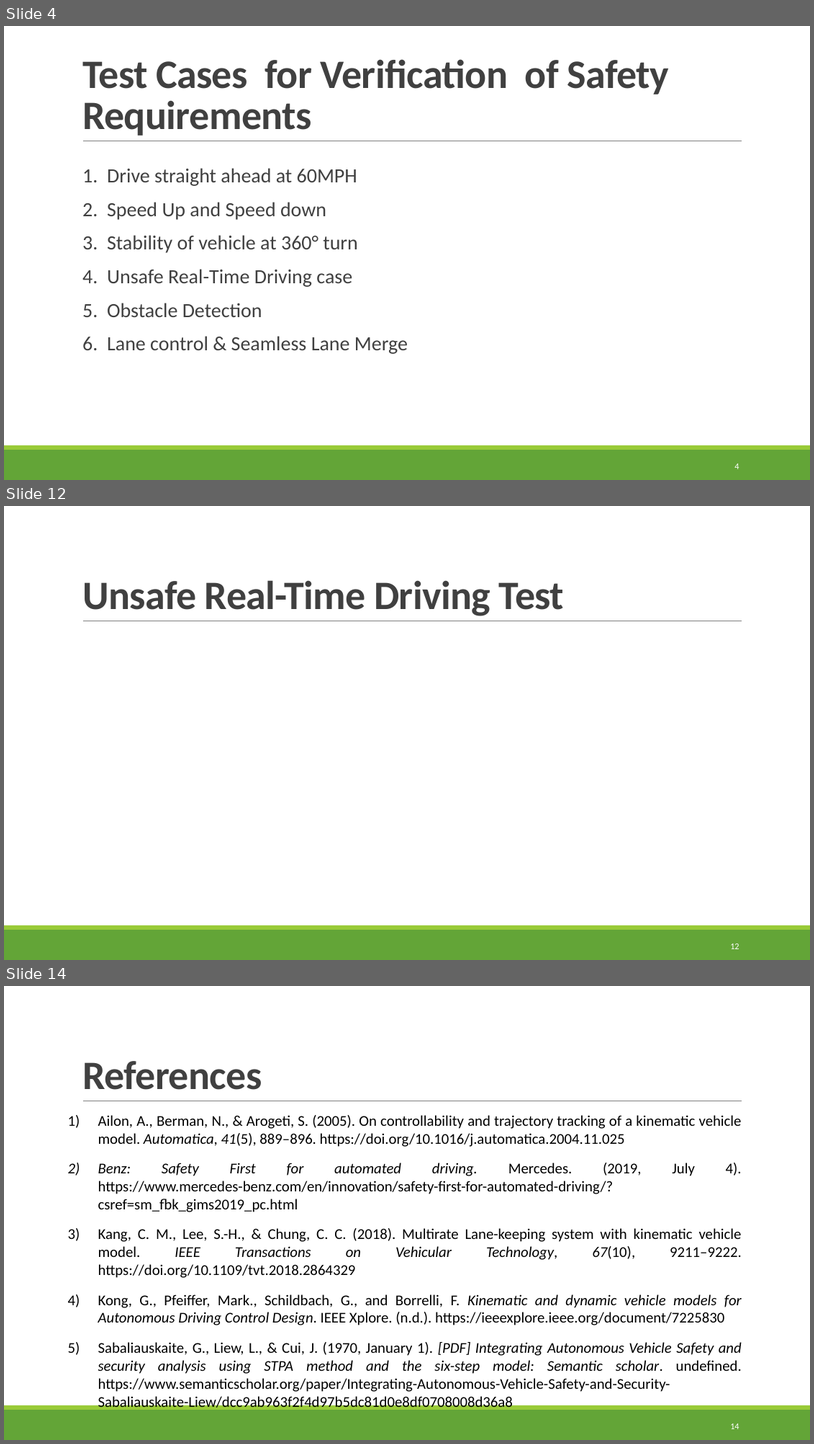
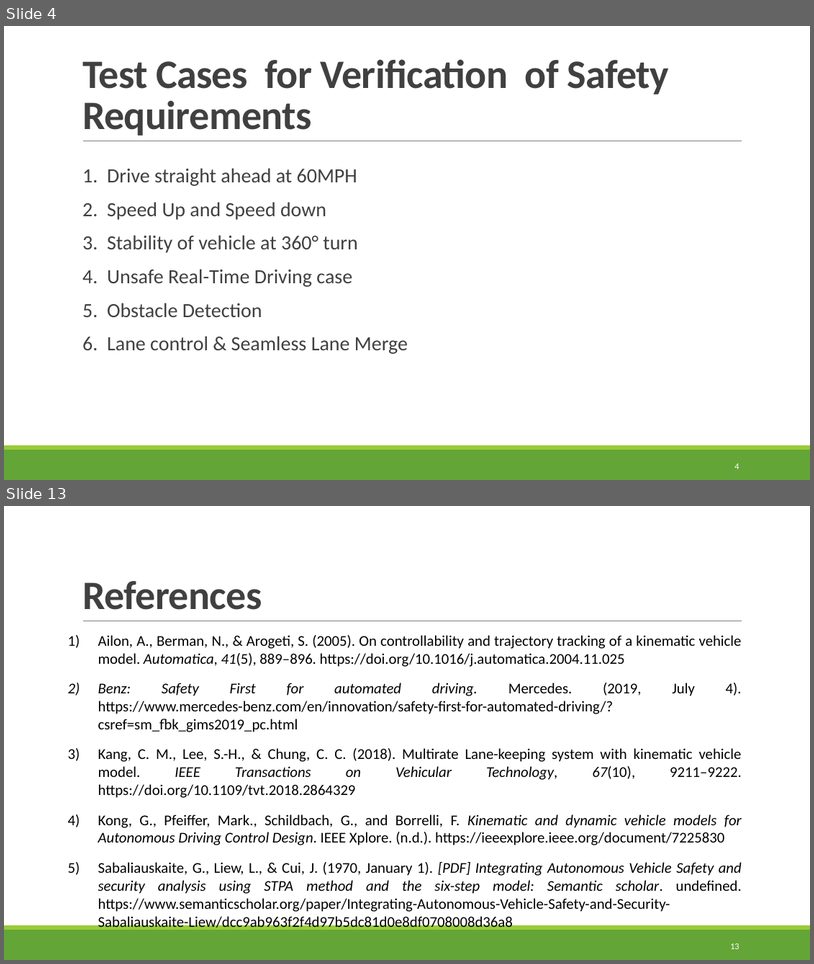
Before and after one commit to TytanRock/ECE-5734-Project, a slide deck: Project Progress Presentaion.pptx. Shown one above the other, each under a label of ours: slides 4, 12 and 14 before the commit, slides 4 and 13 after it; the slides between them are not shown. The pictures are 814x1444 and 814x964 pixels, drawn with LibreOffice and Linux fonts; fonts in the diff are those of the drawing. Boxes give left, top, right and bottom in pixels: in the first picture for what was removed or moved away, otherwise in the second. Text is boxed around its words. In the diff, an @@ line names an element or a change of style, - is before the commit and + after.

```diff
--- a/Project Progress Presentaion.pptx
+++ b/Project Progress Presentaion.pptx
@@ slide 12 removed at (4, 506, 810, 960), background #FFFFFF; not listed: 3 template elements that a slide beside it also shows @@
@@ title removed at (82, 580, 564, 616) @@
-Unsafe Real-Time Driving Test
@@ page number removed at (730, 943, 739, 949) @@
-12
@@ what was slide 14 is now slide 13 @@
@@ page number at (730, 943, 739, 949): text changed @@
-14
+13
```
Also in this commit, not shown: 7 slides changed, 2 slides added, 2 other slides removed, 7 other files.
